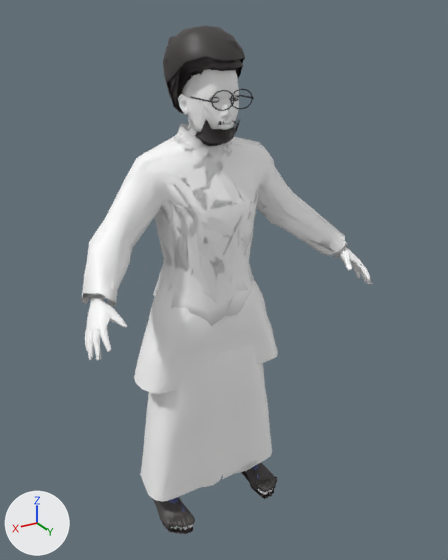
The glTF model assets/humans/child_m.glb, before and after one commit.
Both versions are drawn from a camera (50 mm lens) standing at (0.841, 1.531, 1.529) and looking at (-0.036, 0.069, 0.798). Arrows for +X, +Y and +Z are at lower left; the lights stay in place. The older version comes first.

Objects in the first picture: 'L1_hair_bouffant', 'L1_kurta', 'L1_kurta_skirt', 'L1_lungi', 'L1_shirt_full', 'L1_shirt_out', 'L1_skin_a', 'L2_kurta', 'L2_kurta_skirt', 'L2_lungi', 'L2_shirt_out', 'L2_skin_a' and 18 more.
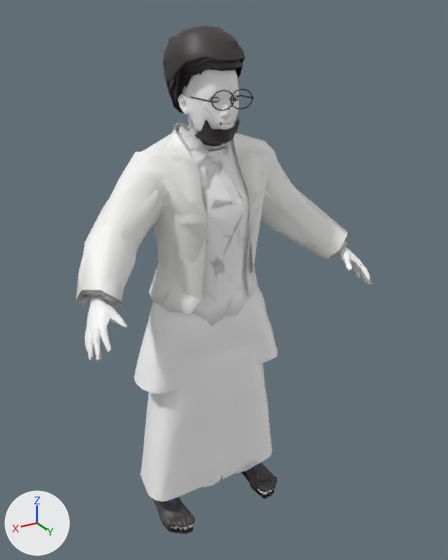
Location of each change, [x1, y1, x2, y2] in pixels of the pictures (448 x 560 px):
'L1_labcoat', added
    after: [76, 122, 348, 315]
'L2_labcoat', added
    after: [79, 127, 346, 305]
'L1_kurta', unchanged, covered by the edit
    before: [81, 137, 345, 326]
    after: [81, 146, 342, 326]
'L2_kurta', unchanged, covered by the edit
    before: [83, 138, 343, 314]
    after: [83, 145, 249, 314]
'L2_shirt_out', unchanged, covered by the edit
    before: [135, 125, 276, 303]
    after: [181, 125, 249, 303]
'L1_shirt_full', unchanged, covered by the edit
    both: [82, 123, 346, 305]

What changed in the scene script:
```text
Add me_l2_labcoat:
    me_l2_labcoat.from_pydata(...)  # 94 vertices, 147 faces; spans x -0.433..0.429, y -0.144..0.202, z 0.628..1.248
    me_l2_labcoat.materials.append(mat_defaultmaterial_049)
Add me_l1_labcoat:
    me_l1_labcoat.from_pydata(...)  # 338 vertices, 587 faces; spans x -0.433..0.432, y -0.134..0.219, z 0.624..1.255
    me_l1_labcoat.materials.append(mat_defaultmaterial_019)
Add ob_l2_labcoat:
    ob_l2_labcoat = bpy.data.objects.new('L2_labcoat', me_l2_labcoat)
    ob_l2_labcoat.location = (0.0, 0.0, 0.0)
Add ob_l1_labcoat:
    ob_l1_labcoat = bpy.data.objects.new('L1_labcoat', me_l1_labcoat)
    ob_l1_labcoat.location = (0.0, 0.0, 0.0)
```
